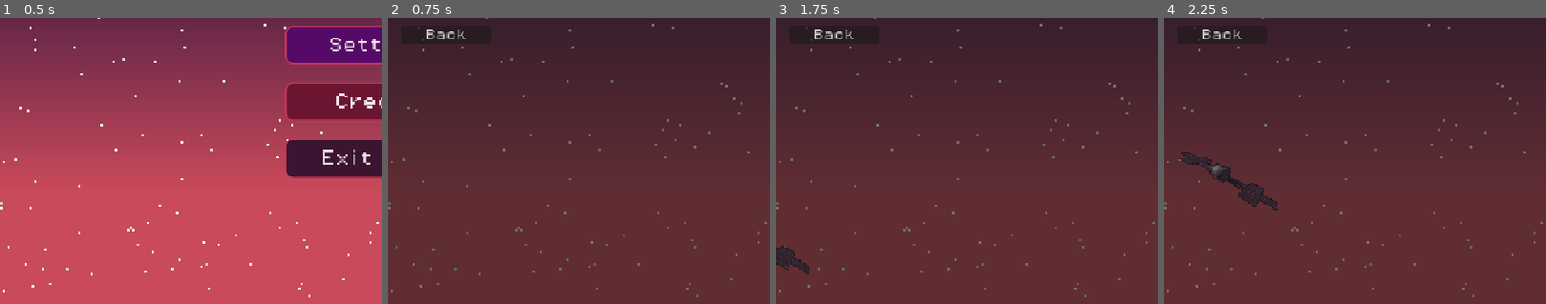
Above: before the commit, frames 1-4 (left to right).
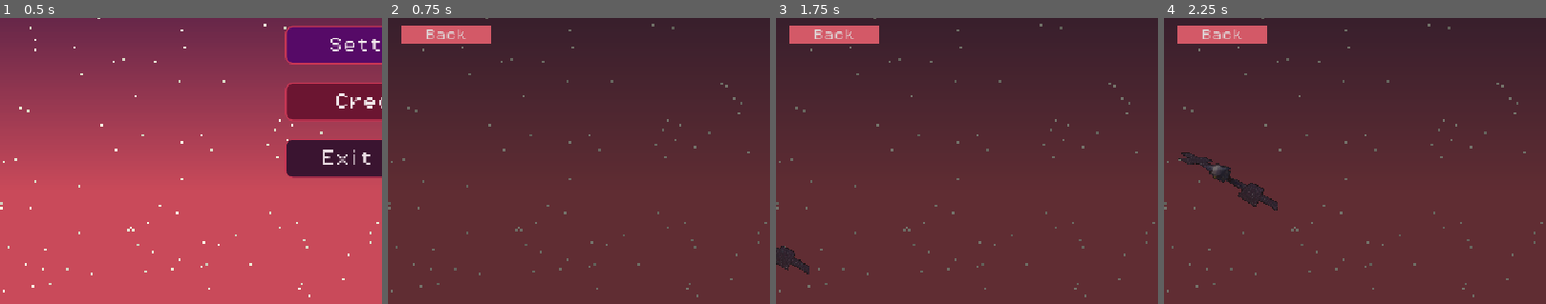
Above: after the commit, the same moments.

Repository: MissionToPsyche-Platinum/platinum_24d_game_psycheopoly-psb
Game: Godot game, scene res://scenes/StartMenu.tscn
The game is run twice, just before and just after one commit, with the same random seed, the same clock (stepped at 60 frames per second) and the same inputs.
Inputs:
- Up to frame 1 (0.5 s): no input
- Up to frame 2 (0.75 s): click "Start" at 0.5 s
- Up to frame 3 (1.75 s): click "2" at 1.25 s
- Up to frame 4 (2.25 s): click "1" at 2 s
The pictures show only the part of the screen within x 0-50%, y 50-100%; the shares and areas given below are measured in that part.

Frame 1 is identical in both runs. In frame 2, 1.5% of the frame differs, in the area x 3-27%, y 2-9%; in frame 3, 1.5%; in frame 4, 1.5%.

Commit message:
updated some colors on buttons for contrast

Diff:
--- a/scenes/GameSetupScreen.tscn
+++ b/scenes/GameSetupScreen.tscn
@@ -1,7 +1,13 @@
-[gd_scene load_steps=3 format=3 uid="uid://bx8ec1enup4gj"]
+[gd_scene load_steps=5 format=3 uid="uid://bx8ec1enup4gj"]
 
 [ext_resource type="Script" uid="uid://dfj0guqdndb4m" path="res://scripts/core/game_setup_screen.gd" id="1_086pk"]
 [ext_resource type="PackedScene" uid="uid://xrsun7pg06y8" path="res://scenes/Background.tscn" id="2_fdyvb"]
+
+[sub_resource type="StyleBoxFlat" id="StyleBoxFlat_fdyvb"]
+bg_color = Color(0.827451, 0.34901962, 0.40392157, 1)
+
+[sub_resource type="StyleBoxFlat" id="StyleBoxFlat_dh1w5"]
+bg_color = Color(0.827451, 0.34901962, 0.40392157, 1)
 
 [node name="GameSetupScreen" type="Control"]
 layout_mode = 3
@@ -135,6 +141,7 @@
 unique_name_in_owner = true
 custom_minimum_size = Vector2(120, 0)
 layout_mode = 2
+theme_override_styles/normal = SubResource("StyleBoxFlat_fdyvb")
 text = "Back"
 
 [node name="Spacer" type="Control" parent="CenterPanel/MarginContainer/Vbox/BottomRow"]
@@ -145,4 +152,5 @@
 unique_name_in_owner = true
 custom_minimum_size = Vector2(160, 0)
 layout_mode = 2
+theme_override_styles/normal = SubResource("StyleBoxFlat_dh1w5")
 text = "Start Game"
